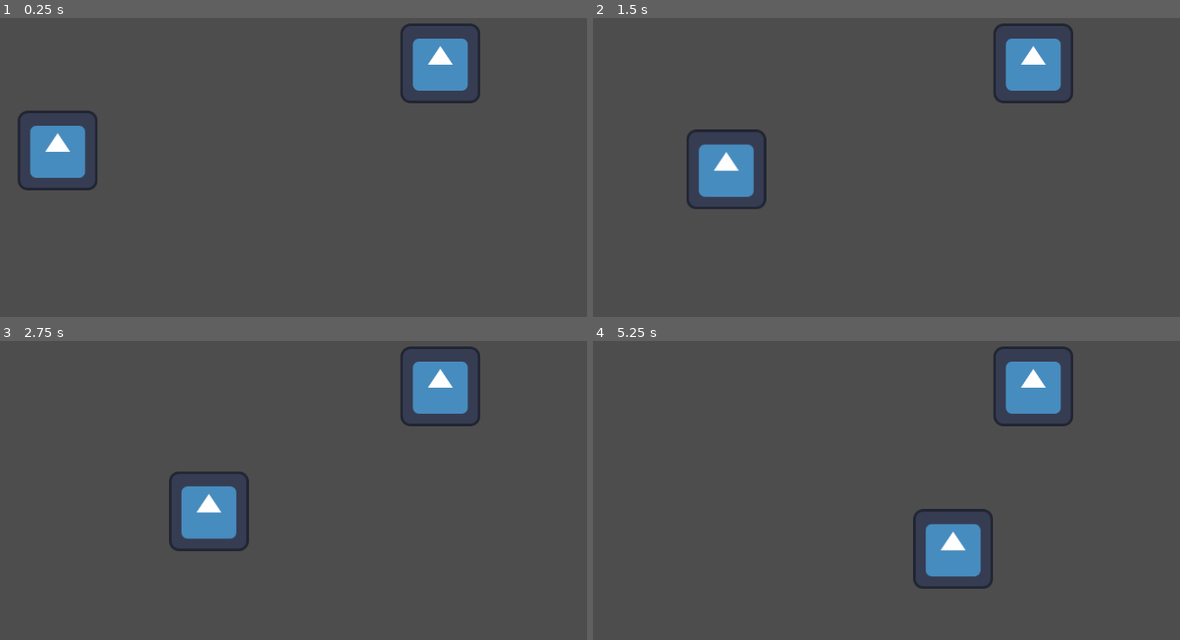
Above: before the commit, frames 1-4 (two rows, left to right).
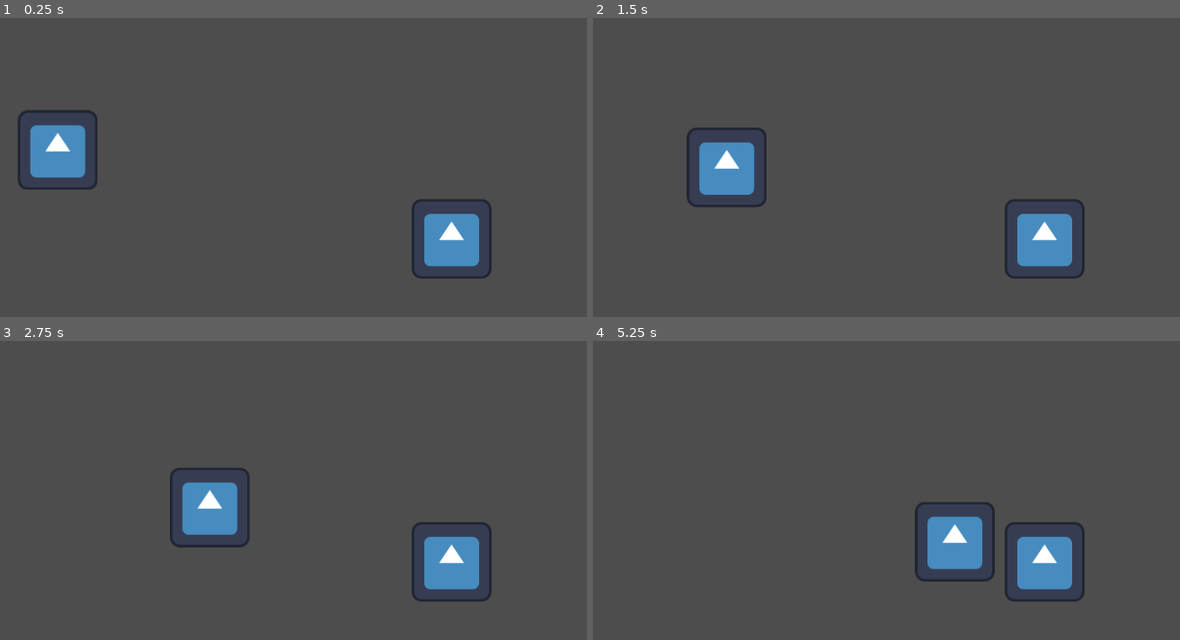
Above: after the commit, the same moments.

Repository: cosmincreato/mds
Game: Godot game, scene res://scenes/main_scene.tscn
The game is run twice, just before and just after one commit, with the same random seed, the same clock (stepped at 60 frames per second) and the same inputs. The engine's default icon, where the game draws it, is replaced by a stand-in: a white triangle on a blue panel in a dark square.
Inputs:
- Up to frame 1 (0.25 s): no input
- Up to frame 2 (1.5 s): no input
- Up to frame 3 (2.75 s): no input
- Up to frame 4 (5.25 s): no input

The runs differ from the first frame. In frame 1, 4.3% of the frame differs, in the area x 4-84%, y 1-88%; in frame 2, 4.8%; in frame 3, 5.2%; in frame 4, 5.7%, in the area x 54-84%, y 1-88%.

Commit message:
Fix movement

Diff:
--- a/scenes/main_scene.tscn
+++ b/scenes/main_scene.tscn
@@ -6,7 +6,7 @@
 [node name="main_scene" type="Node"]
 
 [node name="Base" parent="." instance=ExtResource("3_gubc5")]
-position = Vector2(800, 200)
+position = Vector2(818, 482)
 
 [node name="Enemy" parent="." node_paths=PackedStringArray("seeking") instance=ExtResource("1_7ykc4")]
 position = Vector2(162, 334)
--- a/scripts/enemy.gd
+++ b/scripts/enemy.gd
@@ -1,6 +1,6 @@
 extends CharacterBody2D
 
-const SPEED = 100
+@export var speed = 100
 var parent : Node2D
 
 func _ready() -> void:
@@ -8,6 +8,6 @@
 
 func _physics_process(delta: float) -> void:
 	if parent:
-		var direction = position.direction_to(parent.seeking.position)
-		velocity = direction * SPEED
+		var direction = global_position.direction_to(parent.seeking.position)
+		velocity = direction * speed
 		move_and_slide()
